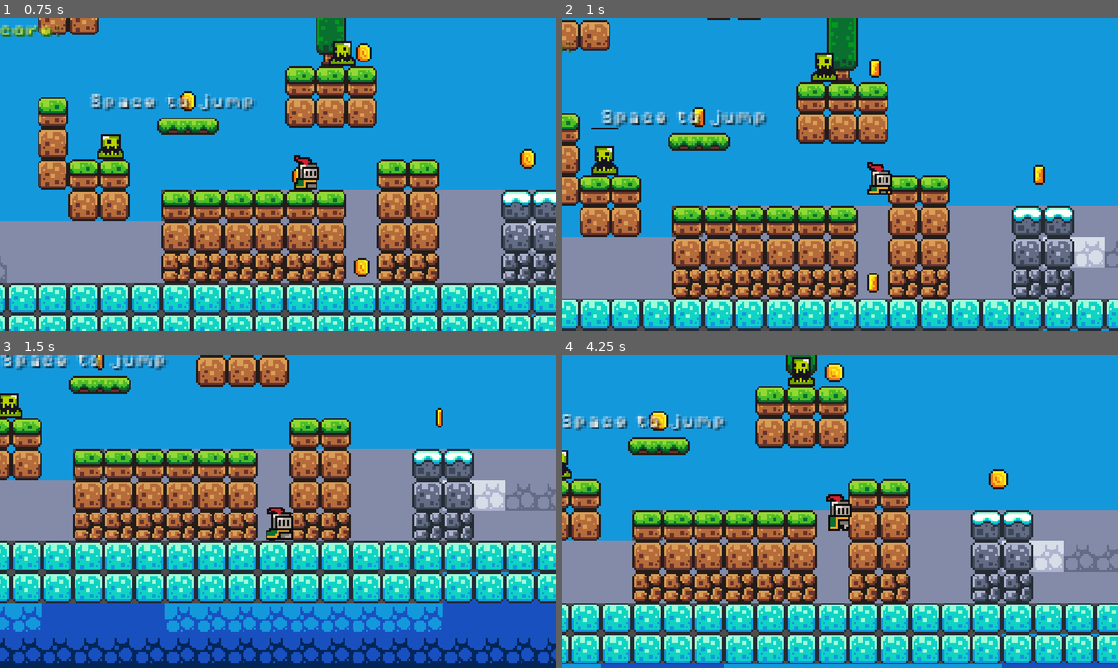
Above: before the commit, frames 1-4 (two rows, left to right).
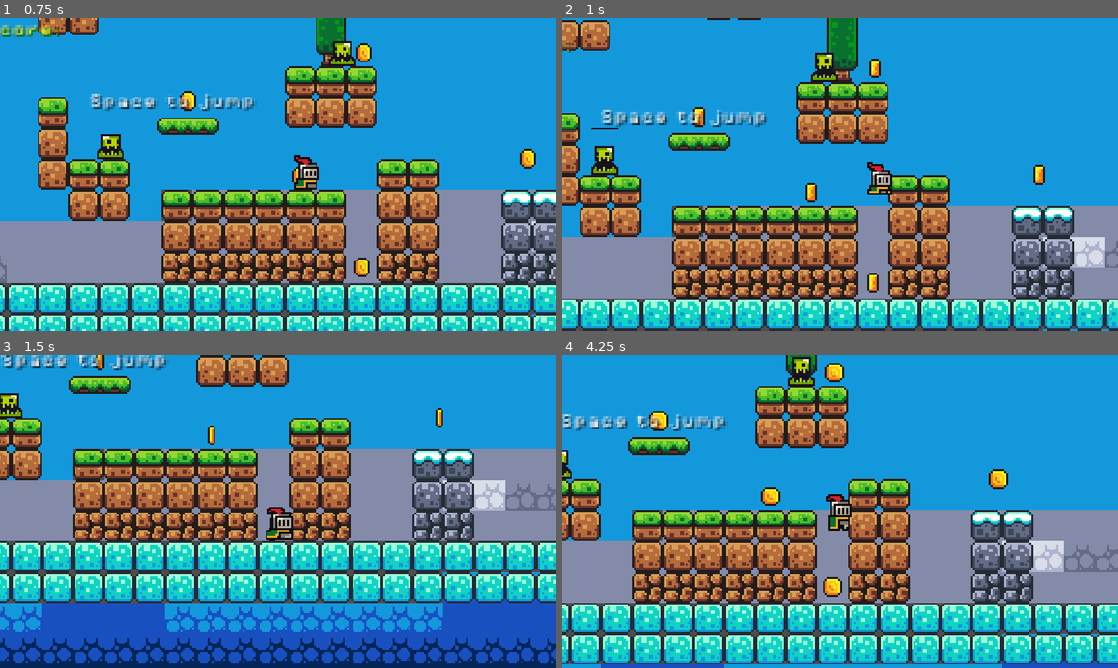
Above: after the commit, the same moments.

Repository: pphong/isekai-madness
Game: Godot game, scene res://scenes/game.tscn
Same seed, same stepped clock (60 frames per second), same inputs: the game is played once before the commit and once after it.
Inputs:
- Up to frame 1 (0.75 s): hold D (move_right) from 0.53 s (still down)
- Up to frame 2 (1 s): keep holding D (move_right); tap Space (jump) at 0.77 s
- Up to frame 3 (1.5 s): keep holding D (move_right)
- Up to frame 4 (4.25 s): tap Space (jump) at 1.52, 3.02, 3.77 s; release D (move_right) at 2.03 s; hold A (move_left) 2.03-2.78 s; hold D (move_right) from 2.78 s (still down)

Frame 1 is identical in both runs. In frame 2, 0.1% of the frame differs, in the area x 43-46%, y 52-59%; in frame 3, less than 0.1%; in frame 4, 0.4%, in the area x 35-51%, y 42-78%.
Error after the commit: Parse Error: Identifier "GameState" not declared in the current scope. (res://scripts/game_manager.gd:8)

Commit message:
Update score calculation

Diff:
--- /dev/null
+++ b/scripts/checkpoint.gd
@@ -0,0 +1,8 @@
+extends Area2D
+@onready var game_manager: Node = %GameManager
+
+
+func _on_body_entered(body: Node2D) -> void:
+	print('ding ding')
+	game_manager.add_score()
+	queue_free()
--- a/scripts/coin.gd
+++ b/scripts/coin.gd
@@ -1,7 +1,18 @@
+@tool
 extends Area2D
 @onready var game_manager: Node = %GameManager
 @onready var animation_player: AnimationPlayer = $AnimationPlayer
 
+@export var coin_id: String
+
+func _ready() -> void:
+	coin_id = str(get_path()).sha1_text().substr(0, 10)
+	print(coin_id)
+
+	if GameState.coin_collection.has(coin_id):
+		queue_free()
+
+
 func _on_body_entered(body: Node2D) -> void:
-	game_manager.add_coin()
+	game_manager.add_coin(coin_id)
 	animation_player.play("pickup")
--- a/scripts/game_manager.gd
+++ b/scripts/game_manager.gd
@@ -1,8 +1,37 @@
 extends Node
+@onready var topbar: Control = %Topbar
 
 var score = 0
+var coin = 0
 
-func add_coin():
-	score += 1
+func _ready() -> void:
+	GameState.score_changed.connect(update_score)
+	update_score(GameState.get_score())
+	GameState.coin_changed.connect(update_coin)
+	update_coin(GameState.get_coin())
+	GameState.dropped_changed.connect(update_dropped)
+	update_dropped(GameState.get_dropped())
+
+func add_coin(coin_id):
+	GameState.collect_coin(coin_id)
 	print('+1 ting')
-	print(score)
+	print(GameState.get_coin())
+
+func add_score():
+	GameState.on_checkpoint()
+	print('ting ting')
+
+func update_coin(value: int) -> void:
+	var coinLabel = topbar.get_node("Stackcoin")
+	coinLabel.text = 'Coin in bag: %d' % value
+	print(value)
+
+func update_score(value: int) -> void:
+	var scoreLabel = topbar.get_node("Score")
+	scoreLabel.text = 'Score: %d' % value
+	print(value)
+
+func update_dropped(value: int) -> void:
+	var dropLabel = topbar.get_node("Droppedcoin")
+	dropLabel.text = 'Dropped coins: %d' % value
+	print(value)
--- /dev/null
+++ b/scripts/game_state.gd
@@ -0,0 +1,50 @@
+extends Node
+
+var score = 0
+var coin = 0
+var dropped = 0
+signal score_changed(total:int)
+signal coin_changed(total:int)
+signal dropped_changed(amount:int)
+
+var coin_collection: Dictionary = {}
+
+func get_score() -> int:
+	return score
+
+func get_coin() -> int:
+	return coin
+
+func get_dropped() -> int:
+	return dropped
+
+func collect_coin(coin_id, value:int = 1) -> bool:
+	print('coin_id %s' % coin_id)
+	#collected
+	if coin_collection.has(coin_id):
+		return false
+	#collecting
+	coin_collection[coin_id] = true
+	coin += value
+
+	coin_changed.emit(get_coin())
+	return true
+
+func on_checkpoint() -> void:
+	score += coin
+	coin = 0
+	score_changed.emit(get_score())
+	coin_changed.emit(get_coin())
+
+func on_death() -> void:
+	dropped += coin
+	coin = 0
+
+	score_changed.emit(get_score())
+	dropped_changed.emit(dropped)
+
+func begin() -> void:
+	coin = 0
+
+	score_changed.emit(get_score())
+	dropped_changed.emit(dropped)
--- a/scripts/killzone.gd
+++ b/scripts/killzone.gd
@@ -11,4 +11,5 @@
 
 func _on_timer_timeout() -> void:
 	Engine.time_scale = 1.0
+	GameState.on_death()
 	get_tree().reload_current_scene()
Not shown, added: scripts/checkpoint.gd.uid
Not shown, added: scripts/game_state.gd.uid
